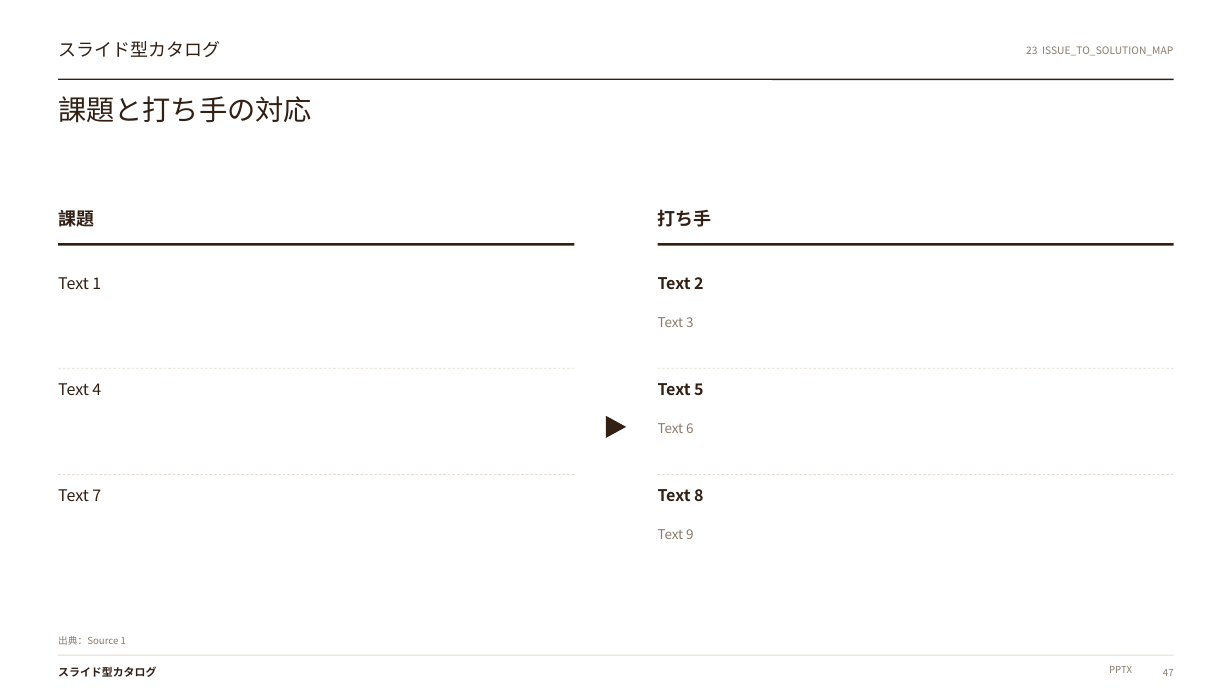
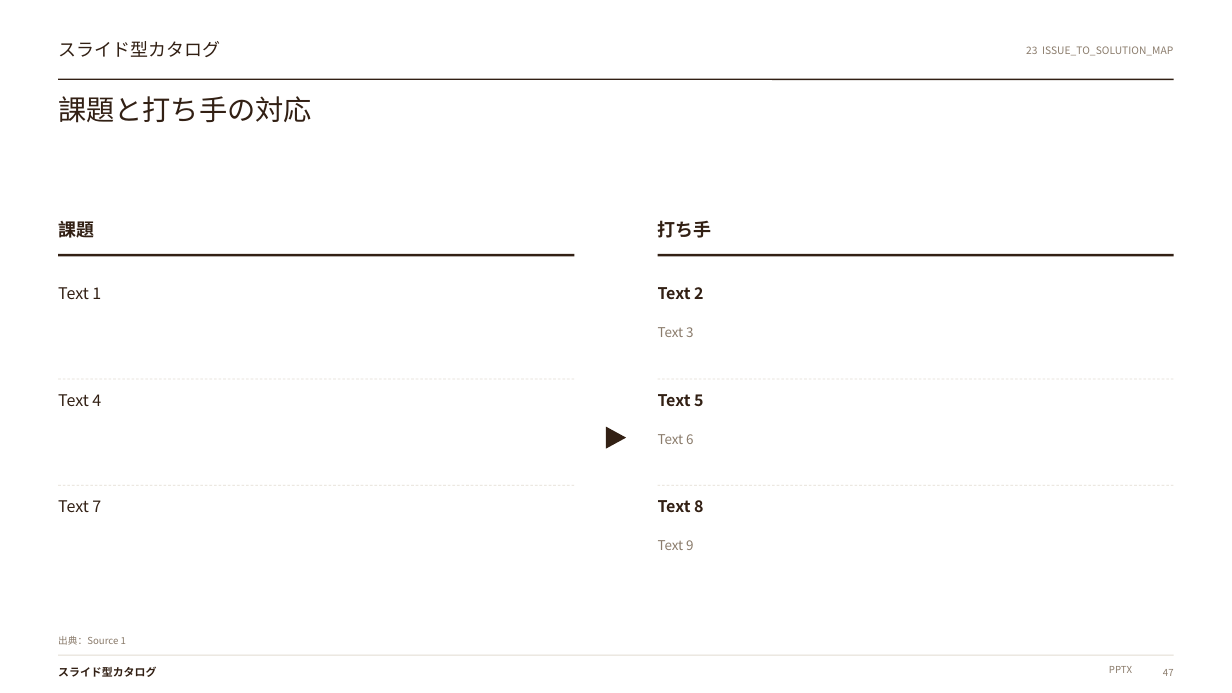
Before and after one commit to gozen3ji/consulting-pptx-skill, a slide deck: slide 47 of assets/SuperTemplate_62type.pptx. Drawn at 1232x693 pixels with LibreOffice and Linux fonts; fonts in the diff are those of the drawing. Boxes give left, top, right and bottom in pixels: in the first picture for what was removed or moved away, otherwise in the second. Text is boxed around its words. In the diff, an @@ line names an element or a change of style, - is before the commit and + after.

```diff
--- a/assets/SuperTemplate_62type.pptx
+++ b/assets/SuperTemplate_62type.pptx
@@ 11 texts, 6 lines, 1 triangle: place and size @@
-11 texts, 6 lines, 1 triangle at <box>58,207,1174,539</box>
+11 texts, 6 lines, 1 triangle at <box>58,217,1174,550</box>
```
Also in this commit, not shown: 38 other slides changed, 31 slides added, 31 slides removed, 43 other files.
